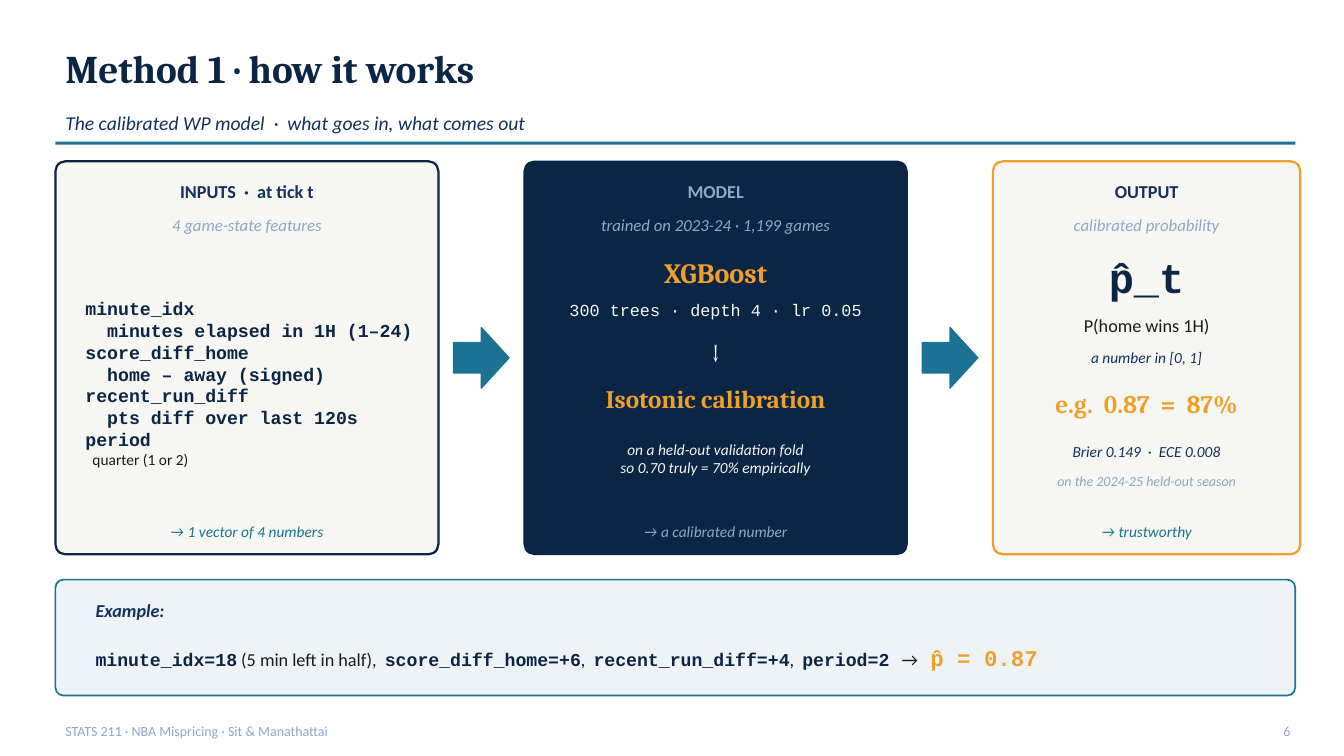
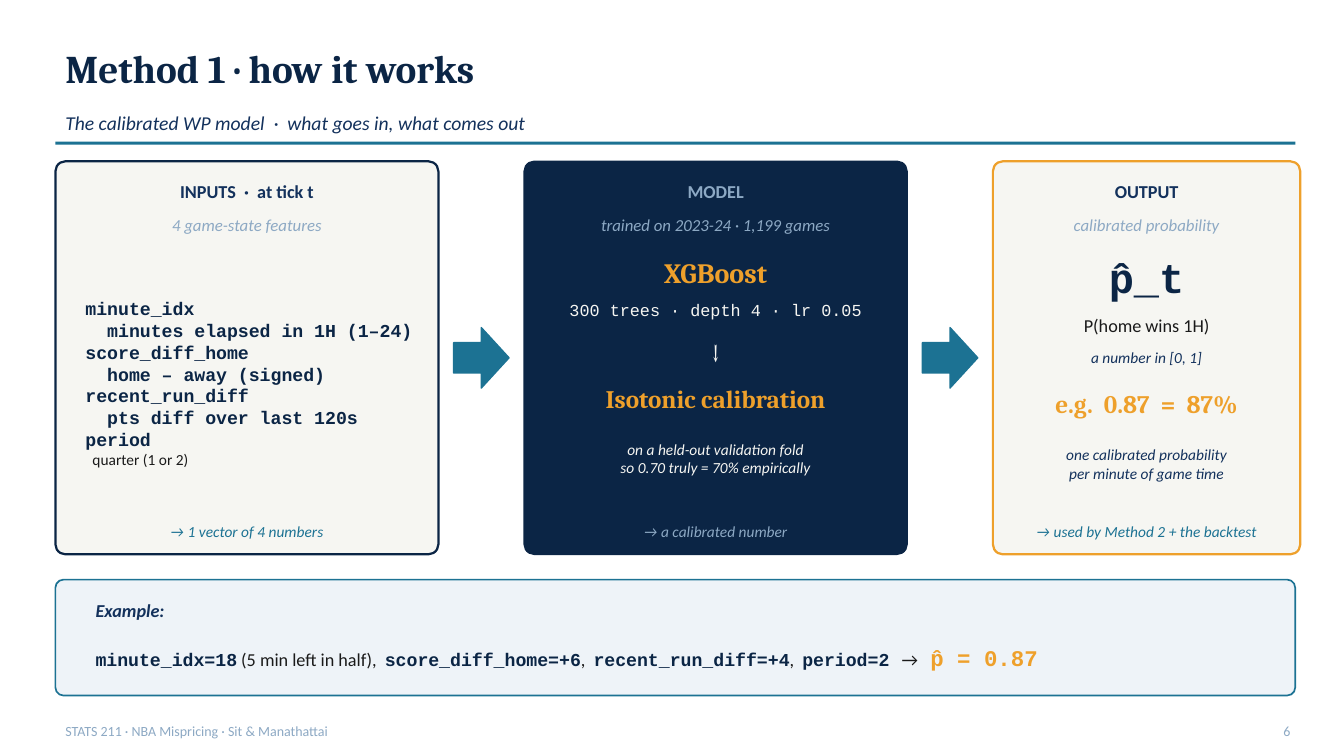
Before and after one commit to ivan-sit/live-nba-market-mispricing-detection, a slide deck: slide 6 of slides/final_deck.pptx. Drawn at 1344x756 pixels with LibreOffice and Linux fonts; fonts in the diff are those of the drawing. Boxes give left, top, right and bottom in pixels: in the first picture for what was removed or moved away, otherwise in the second. Text is boxed around its words. In the diff, an @@ line names an element or a change of style, - is before the commit and + after.

```diff
--- a/slides/final_deck.pptx
+++ b/slides/final_deck.pptx
@@ text at (x1=1066, y1=449, x2=1227, y2=482): text changed @@
-Brier 0.149 · ECE 0.008
+one calibrated probability
+per minute of game time
@@ text at (x1=1054, y1=526, x2=1257, y2=540): text changed; size 10 to 11 pt; text colour #8DA9C4 to #1C7293 @@
-on the 2024-25 held-out season
+→ used by Method 2 + the backtest
@@ text removed at (x1=1119, y1=526, x2=1192, y2=540) @@
-→ trustworthy
```
Also in this commit, not shown: 1 other slide changed, 4 other files.
